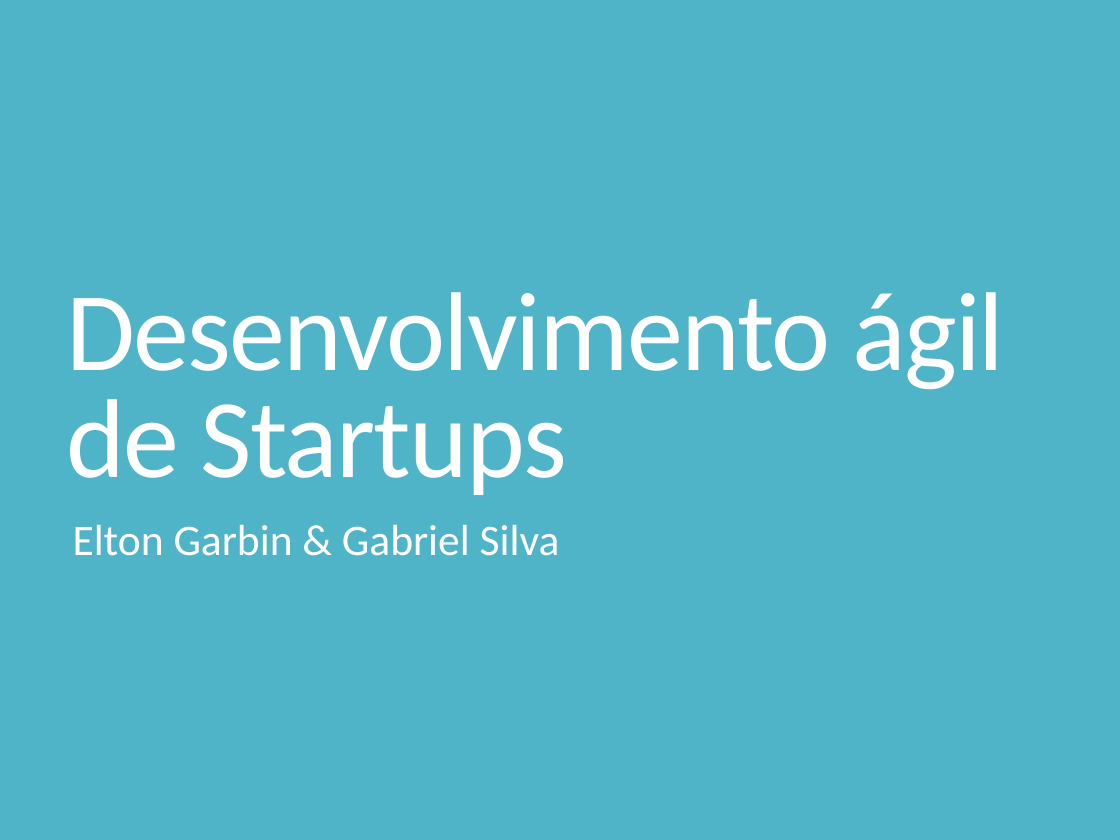
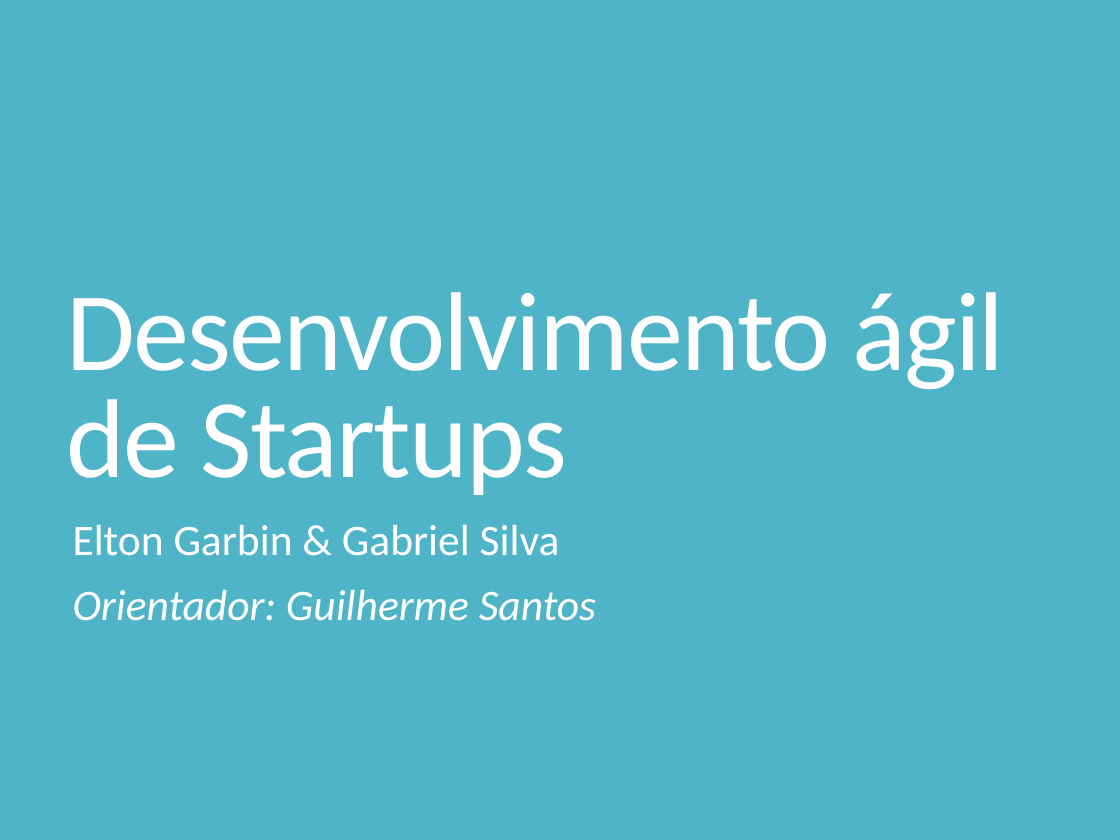
Before and after one commit to Elton-Garbin/TCC-2016, a slide deck: slide 1 of StartIdea/StartIdea.Docs/Apresentacao.pptx. Drawn at 1120x840 pixels with LibreOffice and Linux fonts; fonts in the diff are those of the drawing. Boxes give left, top, right and bottom in pixels: in the first picture for what was removed or moved away, otherwise in the second. Text is boxed around its words. In the diff, an @@ line names an element or a change of style, - is before the commit and + after.

```diff
--- a/StartIdea/StartIdea.Docs/Apresentacao.pptx
+++ b/StartIdea/StartIdea.Docs/Apresentacao.pptx
@@ subtitle at (x1=73, y1=589, x2=596, y2=621): paragraph added @@
+Orientador: Guilherme Santos
```
Also in this commit, not shown: 1 other slide changed, 1 other file.
